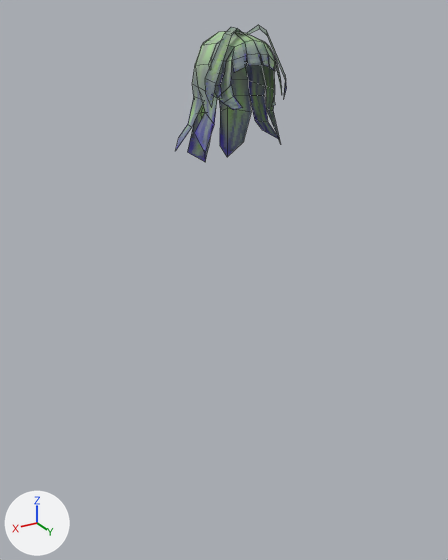
A saved change to the Blender file assets/models/character/imago.blend.
The view is the same before and after, from a 50 mm camera at (0.788, 1.243, 1.356) aimed at (-0.03, -0.12, 0.674). The axes (+X, +Y, +Z) are drawn at lower left. The lights are the same throughout. The first picture is the older version. Mesh edges are drawn as thin lines.

Objects in the first picture: 'hair'.
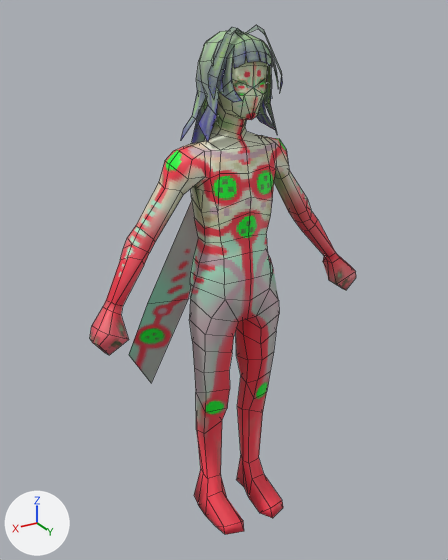
Edits to the bpy script that builds the scene:
```text
Add img_body2_png:
    img_body2_png = load_image('body2.png', 'body2.png', 256, 256, 'sRGB')
Change mat_suit:
    mat_suit.texture: img_body -> img_body2_png
Add me_cube_005:
    me_cube_005.from_pydata(...)  # 427 vertices, 460 faces; spans x -1.26..0.44, y -1.3..1.3, z -3.01..1.26
    me_cube_005.polygons.foreach_set('use_smooth', [True] * 460)
    # faces by material slot: [382, 78]
    me_cube_005.materials.append(mat_suit)  # picture img_body2_png
    me_cube_005.materials.append(mat_head)  # picture img_head1_posterized_png
Change ob_hair:
    ob_hair.location: (0.0, -0.006, 1.227) -> (0.0, -0.006, 1.236)
    ob_hair.scale: (1.1, 1.0, 1.0) -> (1.0, 0.912, 0.912)
Add ob_mc:
    ob_mc = bpy.data.objects.new('MC', me_cube_005)
    ob_mc.location = (0.0, -0.011, 0.922)
    ob_mc.rotation_euler = (0.0, 0.0, 1.571)  # degrees (0, 0, 90)
    ob_mc.scale = (0.304, 0.304, 0.304)
```

Changed parts and their boxes [x1, y1, x2, y2] in the pictures (448 x 560 px):
'MC', added
    after: [90, 53, 356, 534]
    faces in mat_suit (picture img_body2_png): [90, 104, 356, 534]
    faces in mat_head (picture img_head1_posterized_png): [218, 53, 268, 120]
'hair', moved, rescaled (8% narrower, 14% shorter)
    before: [176, 25, 287, 162]
    after: [181, 25, 283, 143]
